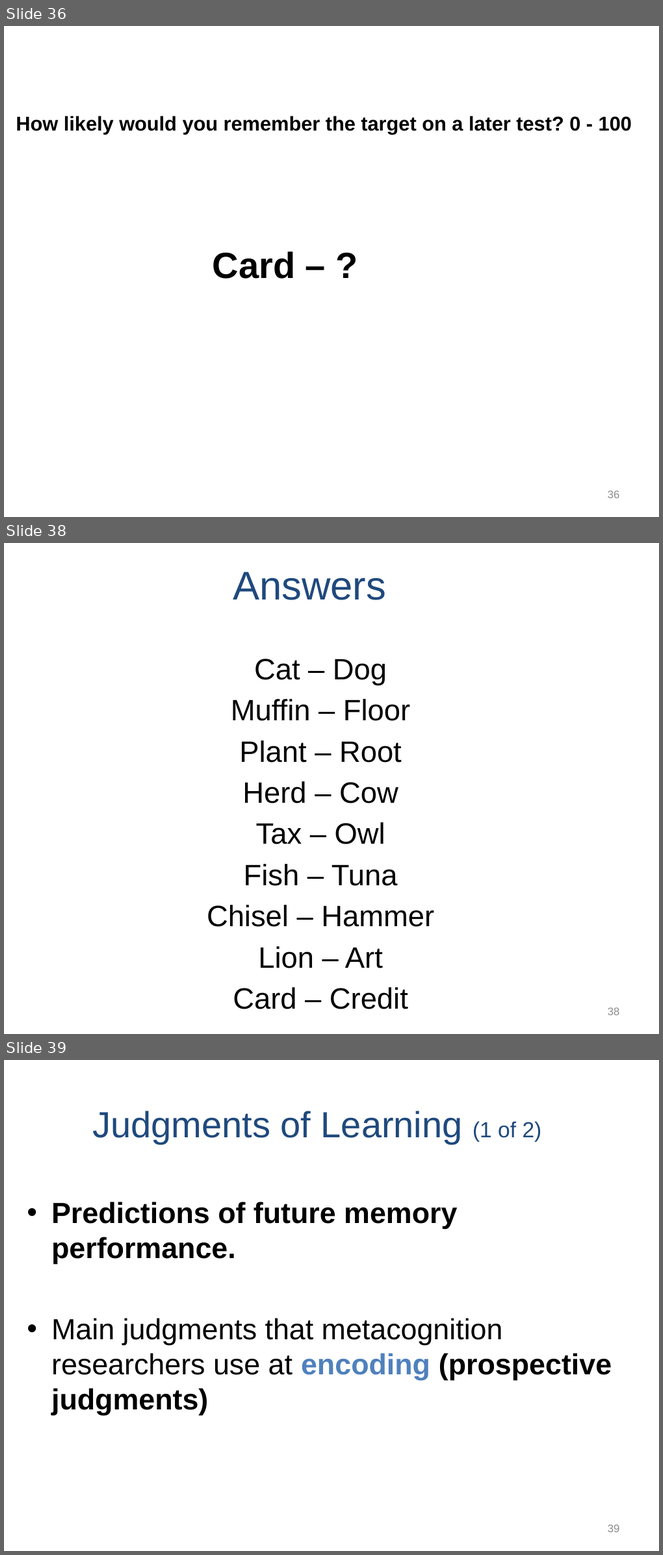
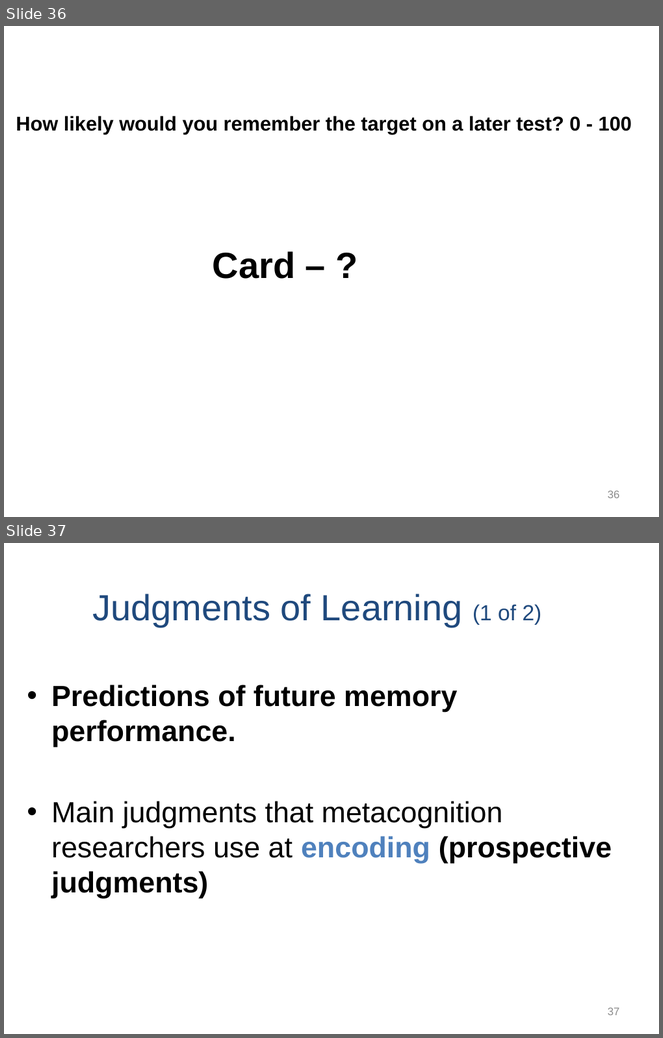
Before and after one commit to npm27/Teaching-Materials, a slide deck: Memory/Slides/Chapter 8.PPTX. Shown one above the other, each under a label of ours: slides 36, 38 and 39 before the commit, slides 36 and 37 after it; the slides between them are not shown. The pictures are 663x1555 and 663x1038 pixels, drawn with LibreOffice and Linux fonts; fonts in the diff are those of the drawing. Boxes give left, top, right and bottom in pixels: in the first picture for what was removed or moved away, otherwise in the second. Text is boxed around its words. In the diff, an @@ line names an element or a change of style, - is before the commit and + after.

```diff
--- a/Memory/Slides/Chapter 8.PPTX
+++ b/Memory/Slides/Chapter 8.PPTX
@@ slide 38 removed at (x1=4, y1=543, x2=659, y2=1034), background #FFFFFF @@
@@ title removed at (x1=233, y1=572, x2=386, y2=600) @@
-Answers
@@ text removed at (x1=207, y1=659, x2=434, y2=1010) @@
-Cat – Dog
-Muffin – Floor
-Plant – Root
-Herd – Cow
-Tax – Owl
-Fish – Tuna
-Chisel – Hammer
-Lion – Art
-Card – Credit
@@ page number removed at (x1=608, y1=1008, x2=620, y2=1016) @@
-38
@@ what was slide 39 is now slide 37 @@
@@ page number at (x1=608, y1=1008, x2=620, y2=1016): text changed @@
-39
+37
```
Also in this commit, not shown: 2 slides changed, 1 other slide removed, 2 other files.
